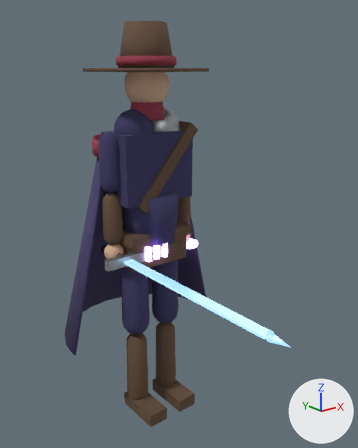
An edit to the Blender file tools/main_character.blend, drawn before and after from the same camera.
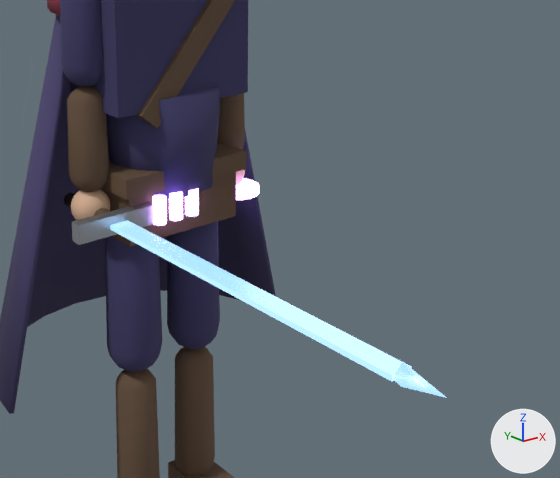
There are two pictures of each version: one whole from a camera (50 mm lens) standing at (-1.43, -2.04, 1.86) and looking at (-0.01, -0.26, 1.15), one close up on the part from 19% to 97% of the width and 33% to 87% of the height. Every picture has the same lights, and +X, +Y and +Z are marked at lower right. The older version's two pictures come first.

Objects in the first close-up: 'MainCharacterMesh'.
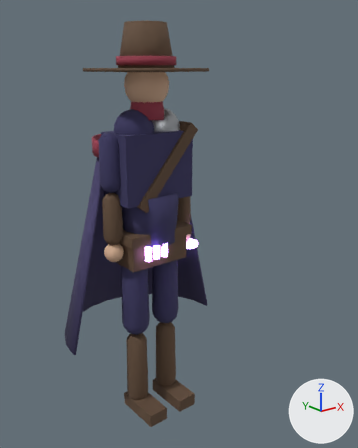
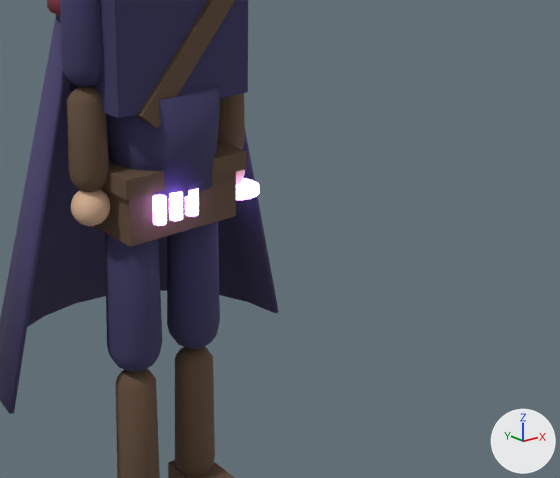
Pixel boxes [x1, y1, x2, y2] of what changed, in the close-ups (560 x 478 px):
'MainCharacterMesh', reshaped
    before: [0, 0, 447, 478]
    after: [0, 0, 279, 478]
part 1 of me_pelvis, deleted
    before: [64, 192, 110, 216]
part 2 of me_pelvis, deleted
    before: [72, 202, 154, 245]
part 3 of me_pelvis, deleted
    before: [110, 220, 412, 382]
part 4 of me_pelvis, deleted
    before: [392, 362, 447, 398]

The change in detail:
me_pelvis is used by ob_maincharactermesh; location (0.0, 0.0, 0.0).
me_pelvis had 1847 vertices, 1869 faces and spanned x -0.46..0.46, y -1.13..0.5, z 0.01..2.07.
me_pelvis now has 1810 vertices, 1842 faces and spans x -0.46..0.46, y -0.3..0.5, z 0.01..2.07.
me_pelvis part 1: the loose piece of 16 vertices spanning x -0.24..-0.2, y -0.1..0.1, z 0.95..0.99 is deleted.
me_pelvis part 2: the loose piece of 8 vertices spanning x -0.33..-0.11, y -0.12..-0.09, z 0.95..1.0 is deleted.
me_pelvis part 3: the loose piece of 8 vertices spanning x -0.25..-0.19, y -1.03..-0.13, z 0.96..0.98 is deleted.
me_pelvis part 4: the loose piece of 5 vertices spanning x -0.25..-0.19, y -1.13..-1.03, z 0.95..1.0 is deleted.
me_pelvis no longer uses material mat_antiarcaneblade (white #e1eaf3, glowing blue #95cbff).
